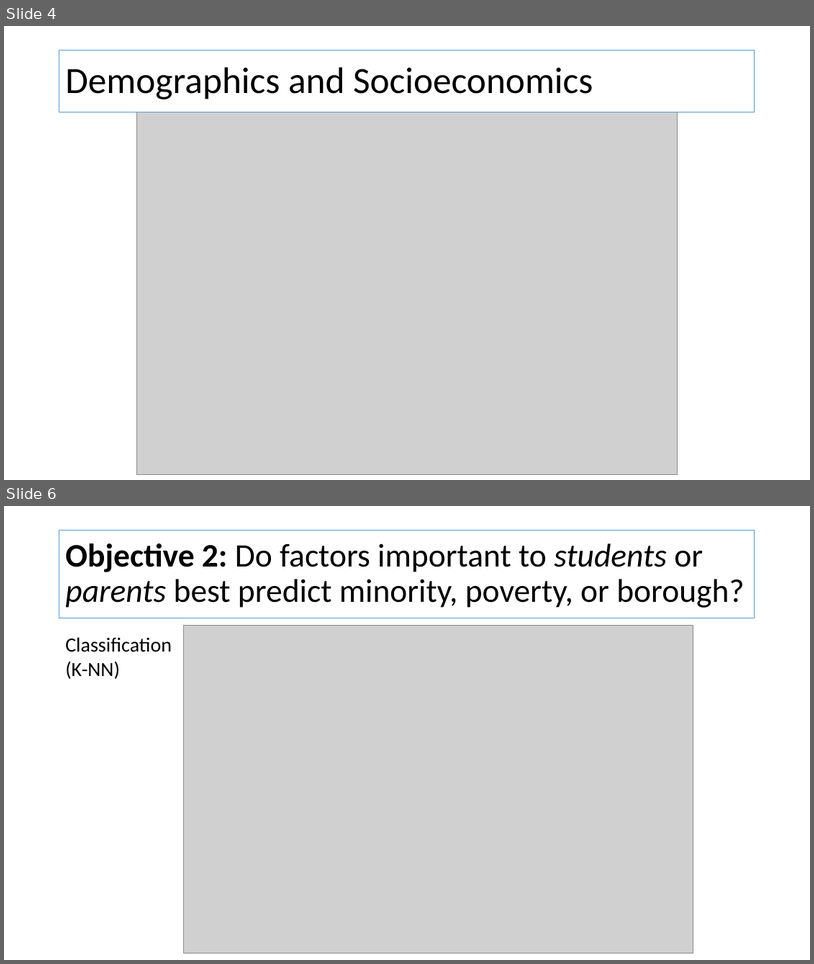
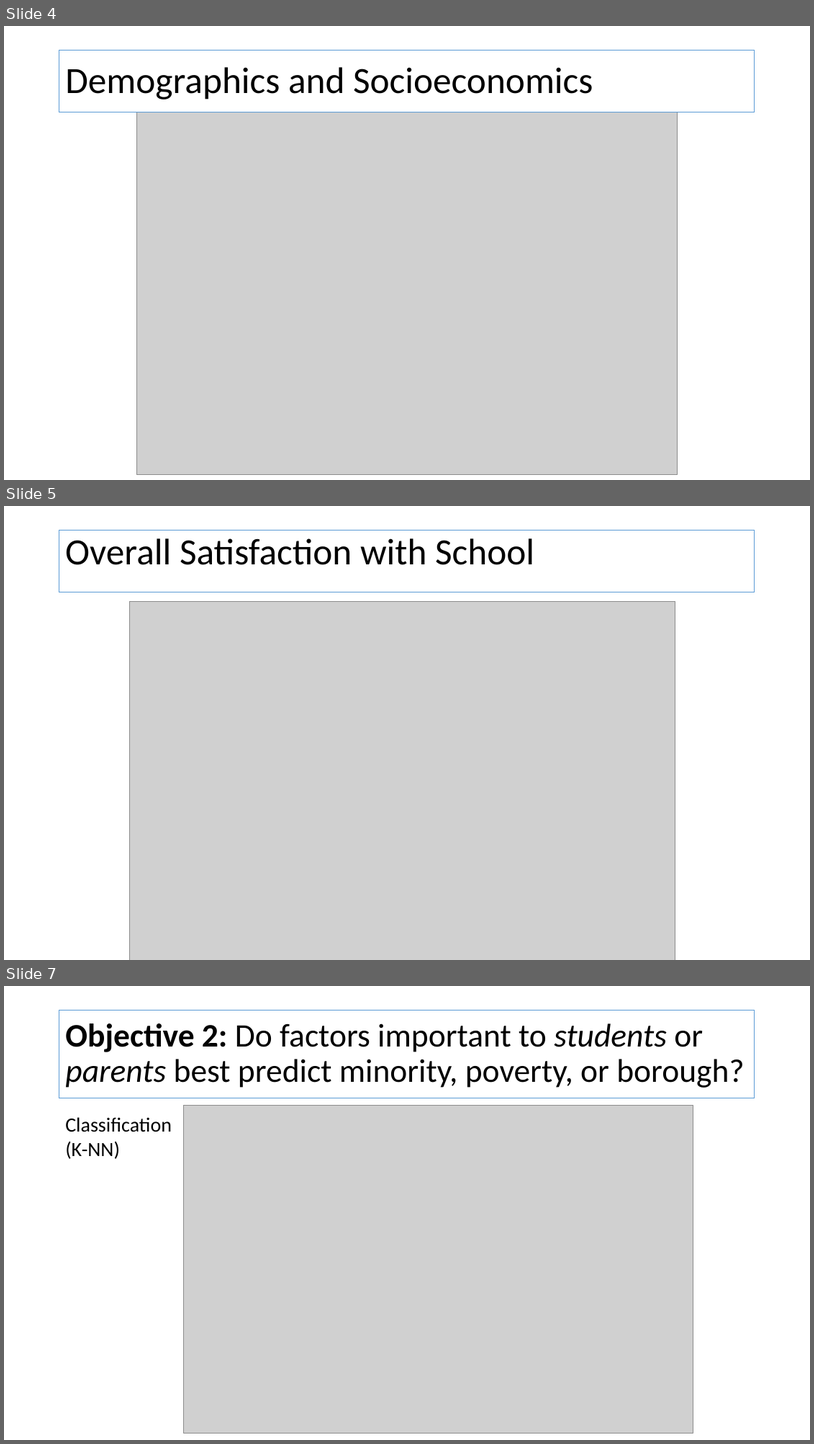
Before and after one commit to sarajohns19/DataScience-Project, a slide deck: NYCSchoolsProject_Slides.pptx. Shown one above the other, each under a label of ours: slides 4 and 6 before the commit, slides 4, 5 and 7 after it; the slides between them are not shown. The pictures are 814x964 and 814x1444 pixels, drawn with LibreOffice and Linux fonts; fonts in the diff are those of the drawing; grey boxes stand for pictures. Boxes give left, top, right and bottom in pixels: in the first picture for what was removed or moved away, otherwise in the second. Text is boxed around its words. In the diff, an @@ line names an element or a change of style, - is before the commit and + after.

```diff
--- a/NYCSchoolsProject_Slides.pptx
+++ b/NYCSchoolsProject_Slides.pptx
@@ slide 5 added at <box>4,506,810,960</box>, background #FFFFFF @@
@@ rectangle added at <box>59,530,756,592</box>, outline #5B9BD5 0.75 pt, 44 pt, text #000000 @@
+Overall Satisfaction with School
@@ picture added at <box>130,601,676,960</box> @@
@@ what was slide 6 is now slide 7 @@
```
Also in this commit, not shown: 3 slides changed, 1 other file.
